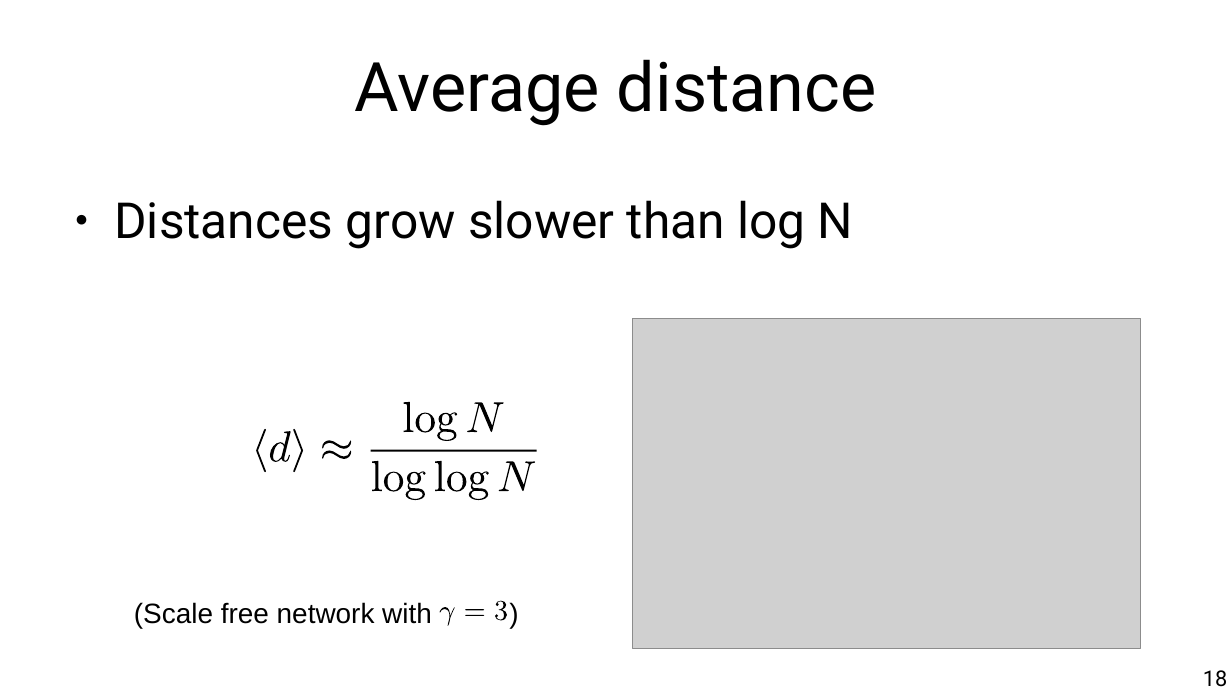
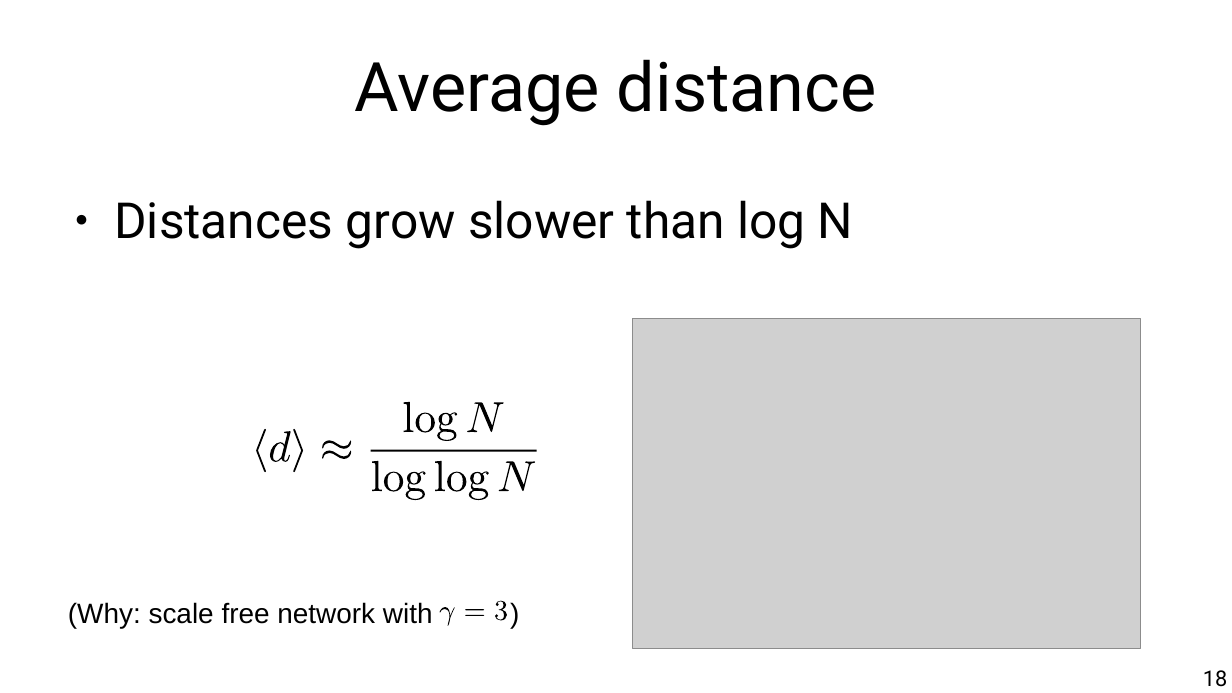
Before and after one commit to chatox/networks-science-course, a slide deck: slide 18 of theory/odp/tt12_degree_preferential_attachment.odp. Drawn at 1232x693 pixels with LibreOffice and Linux fonts; fonts in the diff are those of the drawing; grey boxes stand for pictures. Boxes give left, top, right and bottom in pixels: in the first picture for what was removed or moved away, otherwise in the second. Text is boxed around its words. In the diff, an @@ line names an element or a change of style, - is before the commit and + after.

```diff
--- a/theory/odp/tt12_degree_preferential_attachment.odp
+++ b/theory/odp/tt12_degree_preferential_attachment.odp
@@ text at box(68, 602, 433, 629): text changed @@
-(Scale free network with )
+(Why: scale free network with )
```
Also in this commit, not shown: 14 other slides changed, 3 slides added, 2 slides removed, 1 other file.
